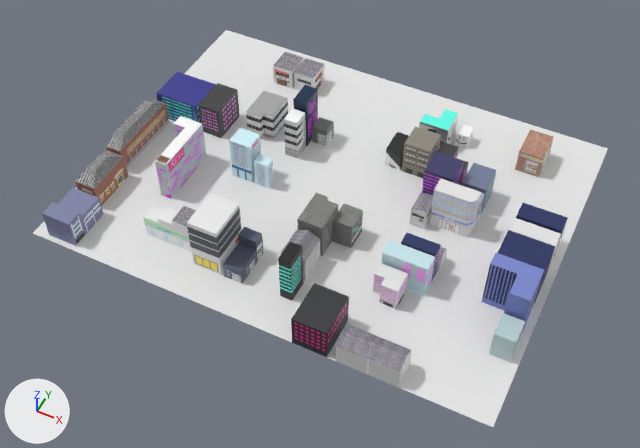
Before and after pictures for a commit that changed the glTF model client/Assets/Meshes/map.gltf.
Camera for both pictures: a 50 mm camera at (61.0, -128.3, 146.8) aimed at (1.4, -9.1, -2.1). Arrows for +X, +Y and +Z are at lower left; the lights stay in place. Where no turn or scale is listed for an object, it has been applied to the vertices. Vertices at the same position are counted once.

The older version as bpy lines, for what is in view:
```python
me_buildings_2_0_plane_008 = bpy.data.meshes.new('Buildings.2.0_Plane.008')
me_buildings_2_0_plane_008.from_pydata(...)  # 27 vertices, 38 faces; spans x 11.4..34.2, y -41.5..-31.7, z 0.0..8.0
me_buildings_2_0_plane_008.materials.append(mat_buildings_2_01_00)  # picture img_buildings_2_01
me_buildings_3_plane_011 = bpy.data.meshes.new('Buildings.3_Plane.011')
me_buildings_3_plane_011.from_pydata(...)  # 81 vertices, 106 faces; spans x 7.6..33.1, y -1.9..19.0, z 0.0..11.4
me_buildings_3_plane_011.materials.append(mat_buildings_3_01)  # picture img_buildings_3_01
me_buildings_5_plane_020 = bpy.data.meshes.new('Buildings.5_Plane.020')
me_buildings_5_plane_020.from_pydata(...)  # 63 vertices, 94 faces; spans x -30.4..-4.8, y -33.1..-23.9, z 0.0..13.2
me_buildings_5_plane_020.materials.append(mat_buildings_5_01)  # picture img_buildings_5_01
me_buildings_7_plane_015 = bpy.data.meshes.new('Buildings.7_Plane.015')
me_buildings_7_plane_015.from_pydata(...)  # 96 vertices, 128 faces; spans x -37.3..-7.5, y -19.0..34.2, z 0.0..13.4
me_buildings_7_plane_015.materials.append(mat_buildings_7_01)  # picture img_buildings_7_01
ob_buildings_2 = bpy.data.objects.new('Buildings.2', me_buildings_2_0_plane_008)
ob_buildings_2.location = (0.0, 0.0, 0.0)
ob_buildings_3 = bpy.data.objects.new('Buildings.3', me_buildings_3_plane_011)
ob_buildings_3.location = (0.0, 0.0, 0.0)
ob_buildings_5 = bpy.data.objects.new('Buildings.5', me_buildings_5_plane_020)
ob_buildings_5.location = (0.0, 0.0, 0.0)
ob_buildings_7 = bpy.data.objects.new('Buildings.7', me_buildings_7_plane_015)
ob_buildings_7.location = (0.0, 0.0, 0.0)
# also in view: 'Buildings.1' at (46.5, -9.5, 6.2); 'Buildings.6' at (-40.8, -13.6, 4.4); 'Buildings.2.1' at (25.6, -16.4, 4.4); 'Buildings.4' at (6.2, -20.4, 6.0); 'Buildings.8' at (26.3, 28.3, 3.2)
```
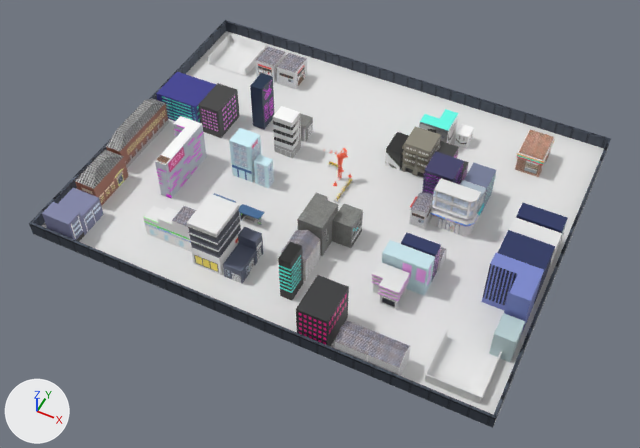
Commit message: Updated map with simple base models, added construction site and bus stops to map

Edits to the bpy script that builds the scene:
```text
Change me_buildings_2_0_plane_008:
    remove me_buildings_2_0_plane_008.from_pydata(...)  # 27 vertices, 38 faces; spans x 11.4..34.2, y -41.5..-31.7, z 0.0..8.0
    add me_buildings_2_0_plane_008.from_pydata(...)  # 27 vertices, 38 faces; spans x 11.9..33.7, y -40.7..-31.2, z 0.0..10.3
    me_buildings_2_0_plane_008 part 1: the loose piece of 16 vertices spanning x 20.9..34.2, y -41.5..-36.0, z 0.0..6.9 is moved by (-0.5, 0.7, 0.0)
    me_buildings_2_0_plane_008 part 2: the loose piece of 11 vertices spanning x 11.4..19.0, y -41.5..-31.7, z 0.0..8.0 is rebuilt with 11 vertices and now spans x 11.9..18.7, y -40.4..-31.2, z 0.2..10.3
Change me_buildings_3_plane_011:
    remove me_buildings_3_plane_011.from_pydata(...)  # 81 vertices, 106 faces; spans x 7.6..33.1, y -1.9..19.0, z 0.0..11.4
    add me_buildings_3_plane_011.from_pydata(...)  # 1559 vertices, 3002 faces; spans x 7.5..33.6, y -2.3..19.6, z 0.0..11.4
    me_buildings_3_plane_011 part 3: 3 vertices removed from x 19.9..27.7, y 1.1..4.4, z 0.0..5.4; 1465 vertices added at x 11.4..33.6, y -2.3..19.6, z 0.0..11.4
    me_buildings_3_plane_011 part 4: the surface is now shaded smooth
Change me_buildings_7_plane_015:
    remove me_buildings_7_plane_015.from_pydata(...)  # 96 vertices, 128 faces; spans x -37.3..-7.5, y -19.0..34.2, z 0.0..13.4
    add me_buildings_7_plane_015.from_pydata(...)  # 84 vertices, 112 faces; spans x -37.3..-12.7, y -19.0..34.2, z 0.0..12.9
    me_buildings_7_plane_015 part 5: the loose piece of 12 vertices spanning x -30.4..-25.1, y 27.8..34.2, z 0.0..5.4 is moved by (-5.1, 0.0, 0.0)
    me_buildings_7_plane_015 part 6: the loose piece of 12 vertices spanning x -24.3..-19.0, y 27.8..34.2, z 0.0..5.4 is moved by (-5.1, 0.0, 0.0)
    me_buildings_7_plane_015 part 7: the loose piece of 16 vertices spanning x -15.1..-11.8, y 10.2..16.0, z 0.0..13.4 is scaled about its middle by 0.929, then moved by (-11.7, 0.0, 0.0)
    me_buildings_7_plane_015 part 8: the loose piece of 8 vertices spanning x -11.3..-7.5, y 12.2..16.0, z 0.0..4.9 is moved by (-5.2, -0.8, 0.0)
    me_buildings_7_plane_015 part 9: the loose piece of 8 vertices spanning x -15.1..-11.8, y 5.4..9.6, z 0.0..11.1 is rebuilt with 8 vertices and now spans x -17.8..-12.9, y 5.0..9.2, z 0.0..11.1
    me_buildings_7_plane_015 part 10: the loose piece of 12 vertices spanning x -26.6..-20.1, y 7.5..16.3, z 0.0..7.3 is deleted
Add ob_base_a_ground_plane_002:
    ob_base_a_ground_plane_002 = bpy.data.objects.new('Base.A_Ground_Plane.002', me_base_a_ground_plane_002)  # 52 vertices, 88 faces; spans x -49.39..-37.98, y 26.69..38.09, z 0.13..2.38; in mat_material_003 (its picture is missing)
    ob_base_a_ground_plane_002.location = (0.0, 0.0, 0.0)
Add ob_base_b_ground_plane_001:
    ob_base_b_ground_plane_001 = bpy.data.objects.new('Base.B_Ground_Plane.001', me_base_b_ground_plane_001)  # 52 vertices, 88 faces; spans x 38.03..49.43, y -37.97..-26.57, z 0.09..2.33; in mat_material_001 (its picture is missing)
    ob_base_b_ground_plane_001.location = (0.0, 0.0, 0.0)
Add ob_construction_site_cube_001:
    ob_construction_site_cube_001 = bpy.data.objects.new('Construction_Site_Cube.001', me_construction_site_cube_001)  # 4144 vertices, 8148 faces; spans x -4.17..3.34, y -3.38..7.5, z -1.78..10.74; in mat_construction_texture (picture img_construction_site_tex_01)
    ob_construction_site_cube_001.location = (0.0, 0.0, 0.0)
Add ob_bus_stop_bus_stop_cube:
    ob_bus_stop_bus_stop_cube = bpy.data.objects.new('Bus_Stop_Bus_Stop_Cube', me_bus_stop_bus_stop_cube)  # 1632 vertices, 3192 faces; spans x -21.93..-8.99, y -18.12..-15.55, z -0.09..3.26; in mat_bus_stop_texture (picture img_bus_stop_tex_01)
    ob_bus_stop_bus_stop_cube.location = (0.0, 0.0, 0.0)
Add ob_wall_cube:
    ob_wall_cube = bpy.data.objects.new('Wall_Cube', me_wall_cube)  # 64 vertices, 124 faces; spans x -53.0..53.2, y -41.5..41.7, z -0.2..3.3; in mat_wall_texture (picture img_wall_tex)
    ob_wall_cube.location = (0.0, 0.0, 0.0)
```

Location of each change, (x1, y1, x2, y2) in pixels of the pictures (640 x 448 px; the box of a moved part takes in the faces that stretch with it):
'Wall_Cube', added: after (29, 20, 611, 428)
'Buildings.7', reshaped (12% narrower): before (155, 52, 334, 199); after (155, 47, 313, 199)
'Buildings.2', reshaped: before (291, 283, 412, 387); after (296, 275, 410, 376)
'Base.B_Ground_Plane.001', added: after (424, 330, 502, 404)
'Base.A_Ground_Plane.002', added: after (208, 34, 267, 76)
'Bus_Stop_Bus_Stop_Cube', added: after (213, 193, 265, 225)
'Construction_Site_Cube.001', added: after (324, 148, 353, 203)
part 1 of me_buildings_2_0_plane_008, moved or reshaped: before (335, 324, 412, 387); after (335, 321, 410, 376)
part 2 of me_buildings_2_0_plane_008, rebuilt (8% narrower): before (291, 283, 349, 357); after (296, 275, 349, 347)
part 3 of me_buildings_3_plane_011, built on: before (416, 193, 432, 211); after (402, 143, 486, 236)
part 5 of me_buildings_7_plane_015, moved or reshaped: before (273, 52, 303, 88); after (256, 47, 286, 83)
part 6 of me_buildings_7_plane_015, moved or reshaped: before (294, 58, 325, 91); after (277, 53, 307, 89)
part 7 of me_buildings_7_plane_015, moved or reshaped: before (293, 85, 318, 146); after (250, 73, 275, 129)
part 8 of me_buildings_7_plane_015, moved or reshaped: before (312, 117, 334, 147); after (300, 113, 313, 142)
part 9 of me_buildings_7_plane_015, rebuilt (26% wider): before (284, 108, 306, 159); after (273, 106, 301, 158)
part 10 of me_buildings_7_plane_015, deleted: before (246, 91, 288, 139)
